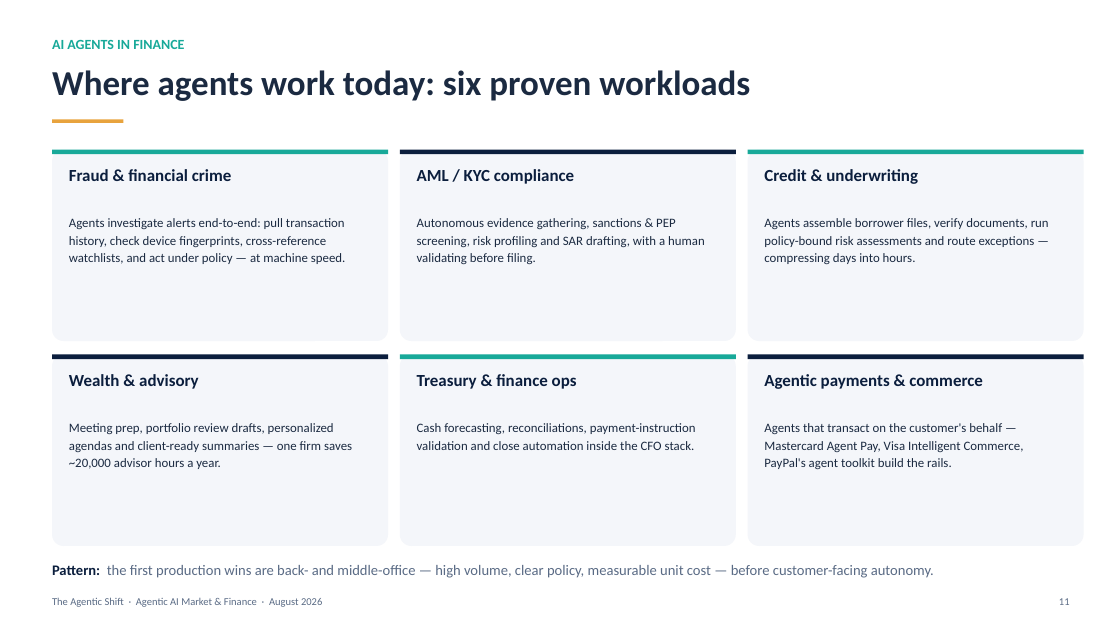
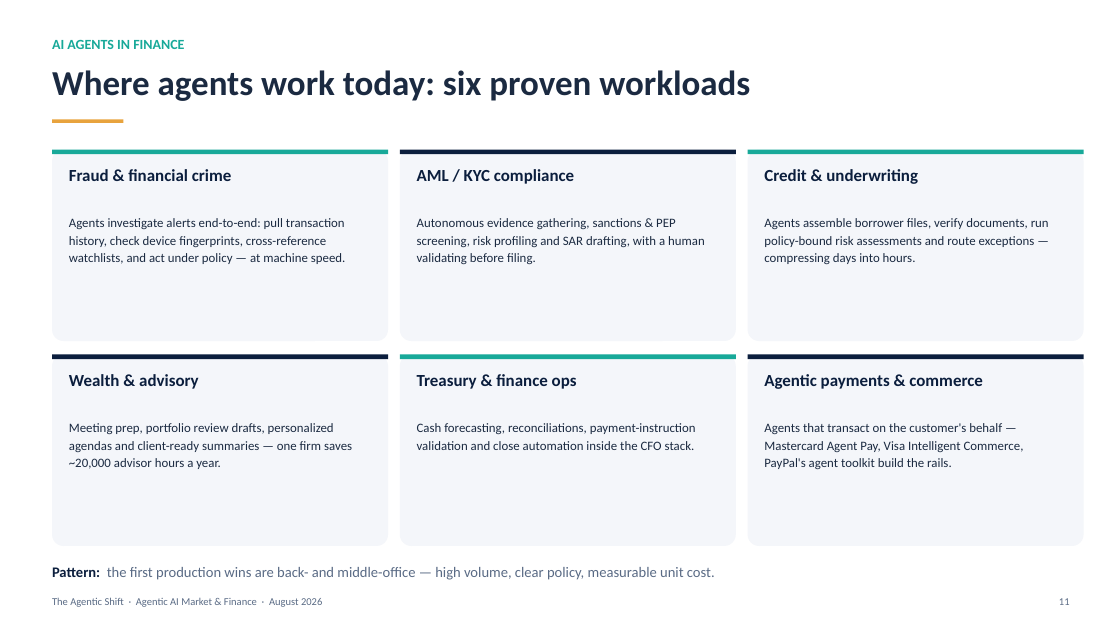
Before and after one commit to ms4674/Equity-research, a slide deck: slide 11 of agentic_ai_market_finance.pptx. Drawn at 1120x630 pixels with LibreOffice and Linux fonts; fonts in the diff are those of the drawing. Boxes give left, top, right and bottom in pixels: in the first picture for what was removed or moved away, otherwise in the second. Text is boxed around its words. In the diff, an @@ line names an element or a change of style, - is before the commit and + after.

```diff
--- a/agentic_ai_market_finance.pptx
+++ b/agentic_ai_market_finance.pptx
@@ text at [52, 567, 715, 580]: text changed @@
-Pattern: the first production wins are back- and middle-office — high volume, clear policy, measurable unit cost — before customer-facing autonomy.
+Pattern: the first production wins are back- and middle-office — high volume, clear policy, measurable unit cost.
```
Also in this commit, not shown: 5 other slides changed, 1 other file.
